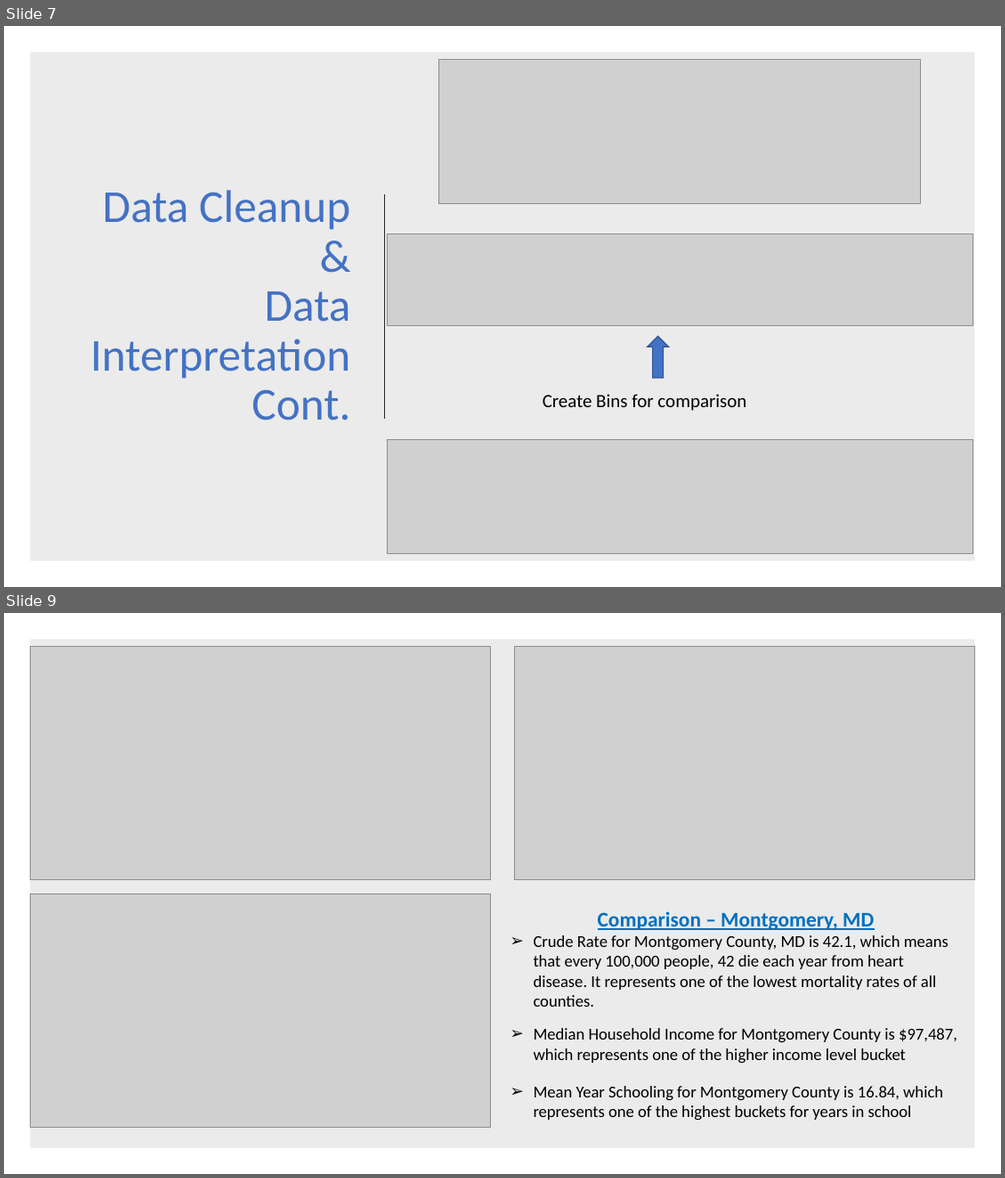
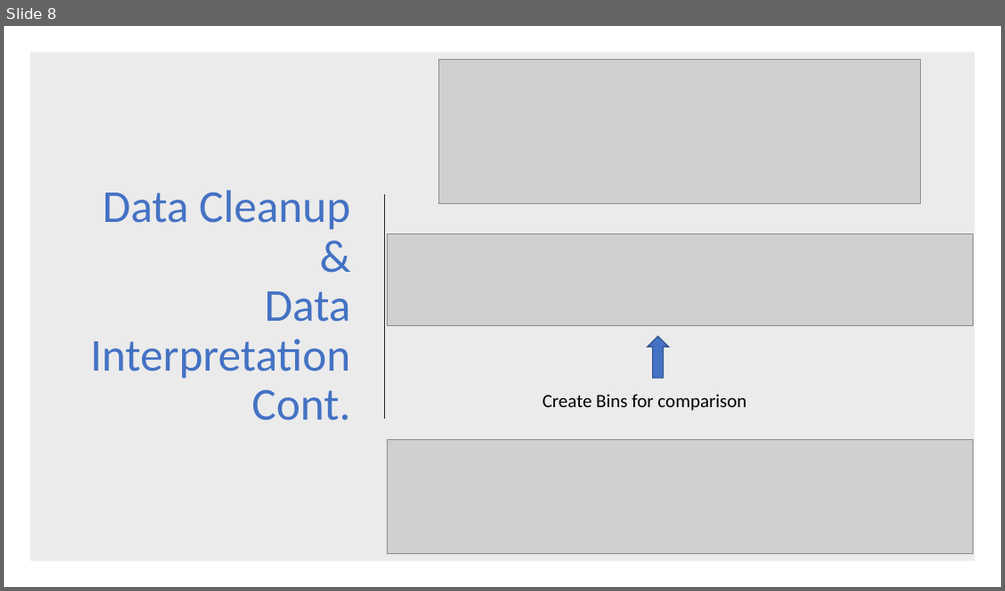
Before and after one commit to coreykretzmer9/CVD_Final_Project, a slide deck: First Project Data and Code/Cardiovascular Mortality Presentation CJK edits.pptx. Shown one above the other, each under a label of ours: slides 7 and 9 before the commit, slide 8 after it; the slides between them are not shown. The pictures are 1005x1178 and 1005x591 pixels, drawn with LibreOffice and Linux fonts; fonts in the diff are those of the drawing; grey boxes stand for pictures. Boxes give left, top, right and bottom in pixels: in the first picture for what was removed or moved away, otherwise in the second. Text is boxed around its words. In the diff, an @@ line names an element or a change of style, - is before the commit and + after.

```diff
--- a/First Project Data and Code/Cardiovascular Mortality Presentation CJK edits.pptx
+++ b/First Project Data and Code/Cardiovascular Mortality Presentation CJK edits.pptx
@@ slide 9 removed at (x1=4, y1=613, x2=1001, y2=1174), background #FFFFFF @@
@@ rectangle removed at (x1=30, y1=639, x2=975, y2=1148) @@
@@ picture removed at (x1=30, y1=647, x2=491, y2=880) @@
@@ picture removed at (x1=514, y1=647, x2=975, y2=880) @@
@@ picture removed at (x1=30, y1=893, x2=491, y2=1127) @@
@@ text removed at (x1=534, y1=911, x2=957, y2=1120) @@
-Comparison – Montgomery, MD
-➢ Crude Rate for Montgomery County, MD is 42.1, which means that every 100,000 people, 42 die each year from heart disease. It represents one of the lowest mortality rates of all counties.
-➢ Median Household Income for Montgomery County is $97,487, which represents one of the higher income level bucket
-➢ Mean Year Schooling for Montgomery County is 16.84, which represents one of the highest buckets for years in school
@@ what was slide 7 is now slide 8 @@
```
Also in this commit, not shown: 4 slides changed, 2 slides added, 6 other slides removed, 9 other files.
